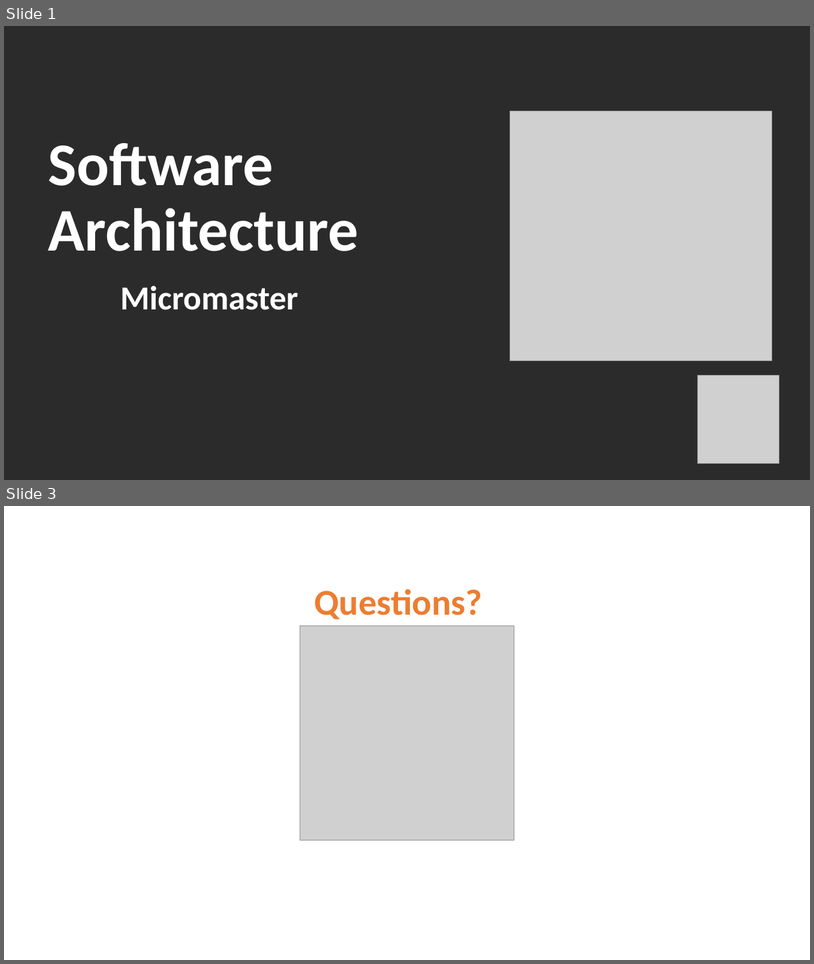
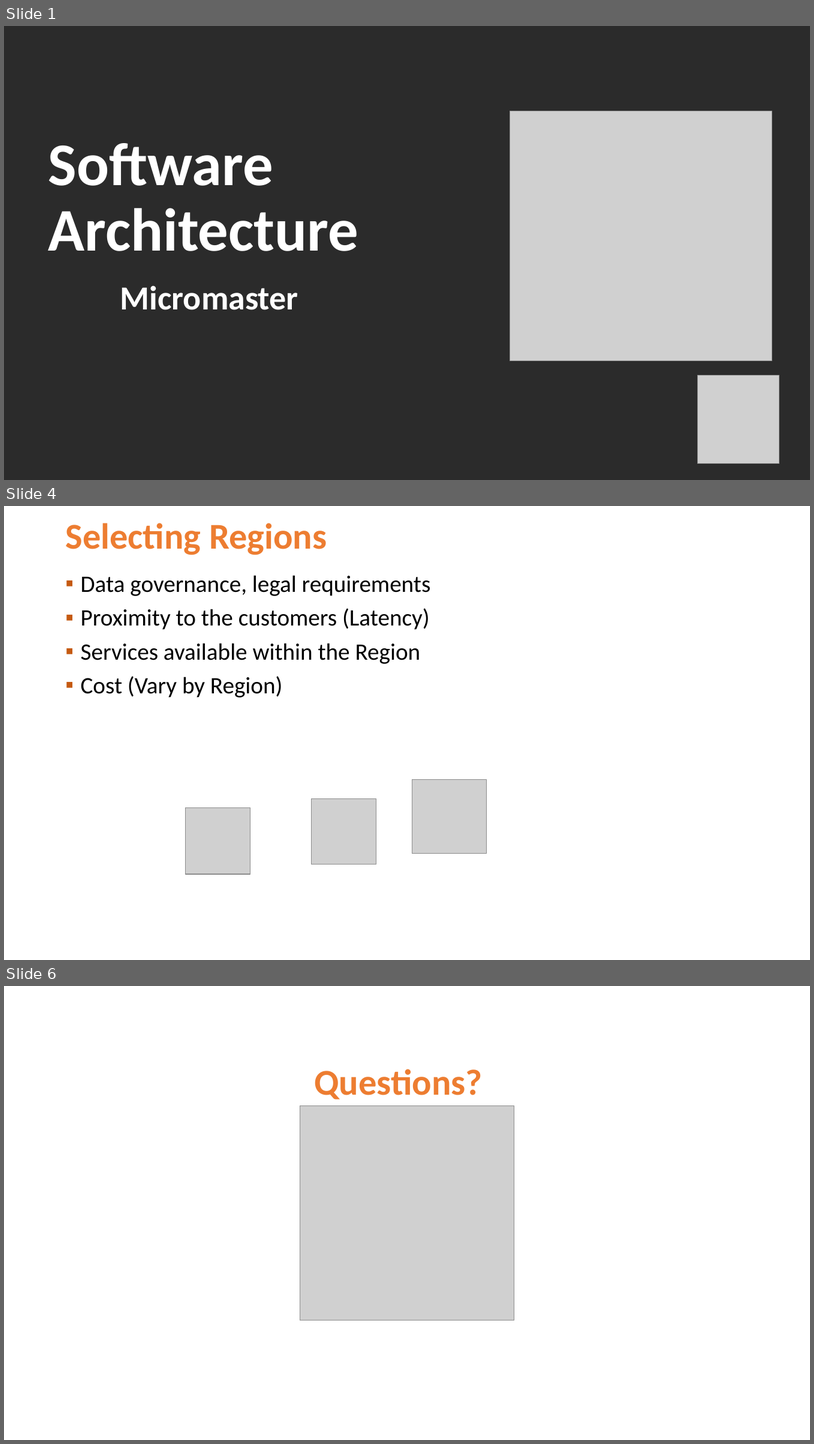
Before and after one commit to Jucer74/ArchitectureMaster, a slide deck: Classes/03-AWSInfrastructure/ArchitectureMaster-03-AWSInfrastructure.pptx. Shown one above the other, each under a label of ours: slides 1 and 3 before the commit, slides 1, 4 and 6 after it; the slides between them are not shown. The pictures are 814x964 and 814x1444 pixels, drawn with LibreOffice and Linux fonts; fonts in the diff are those of the drawing; grey boxes stand for pictures; background and template pictures are left out; a plain dark background stands for a picture behind light text. Boxes give left, top, right and bottom in pixels: in the first picture for what was removed or moved away, otherwise in the second. Text is boxed around its words. In the diff, an @@ line names an element or a change of style, - is before the commit and + after.

```diff
--- a/Classes/03-AWSInfrastructure/ArchitectureMaster-03-AWSInfrastructure.pptx
+++ b/Classes/03-AWSInfrastructure/ArchitectureMaster-03-AWSInfrastructure.pptx
@@ slide 4 added at [4, 506, 810, 960], background #FFFFFF @@
@@ title added at [65, 523, 327, 555], 43.2 pt, text #ED7D31, bold @@
+Selecting Regions
@@ text added at [81, 575, 431, 697], 28 pt, text #000000 @@
+▪ Data governance, legal requirements
+▪ Proximity to the customers (Latency)
+▪ Services available within the Region
+▪ Cost (Vary by Region)
@@ picture added at [413, 780, 487, 854] @@
@@ picture added at [185, 807, 251, 874] @@
@@ picture added at [311, 799, 377, 864] @@
@@ what was slide 3 is now slide 6 @@
```
Also in this commit, not shown: 3 other slides added, 1 slide removed, 1 other file.
